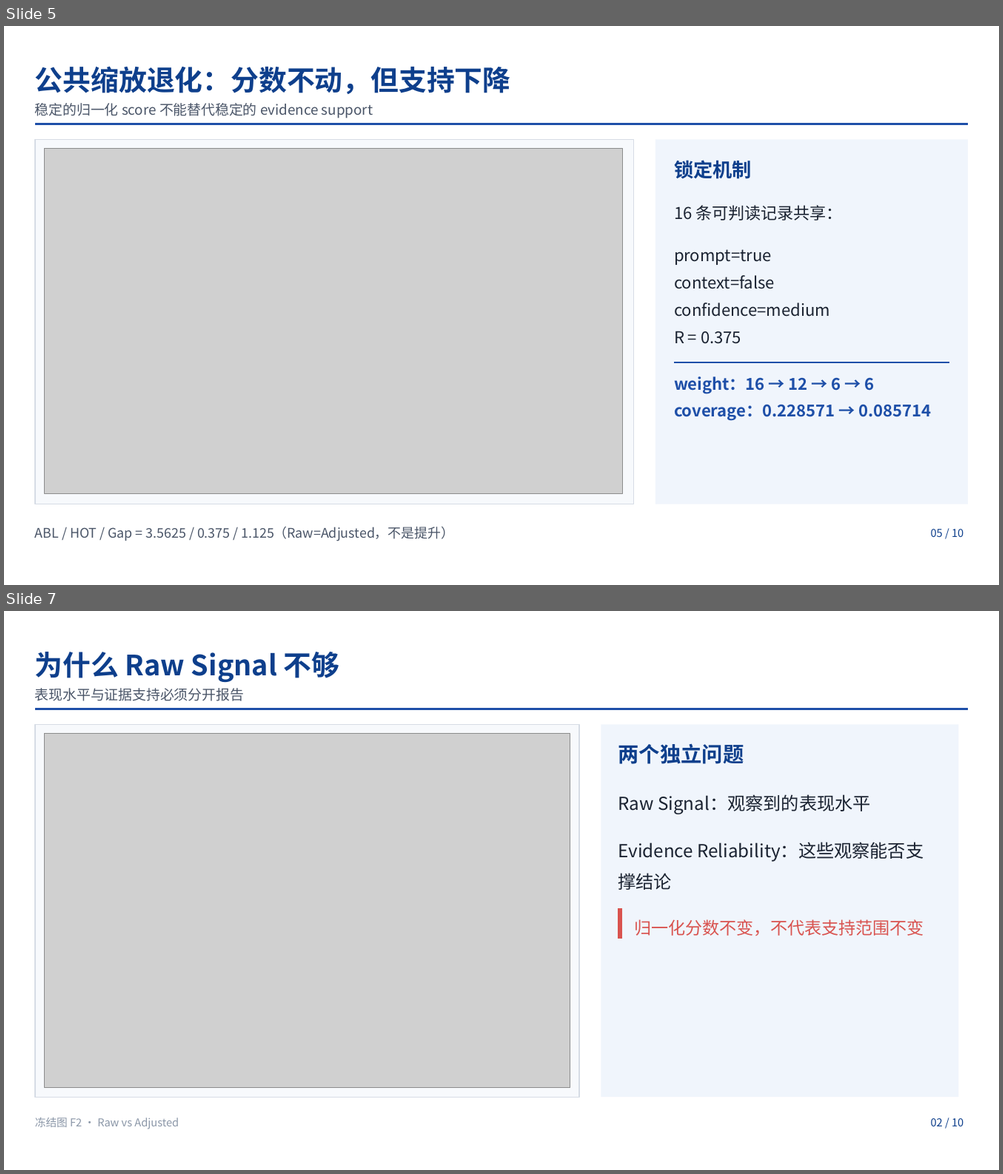
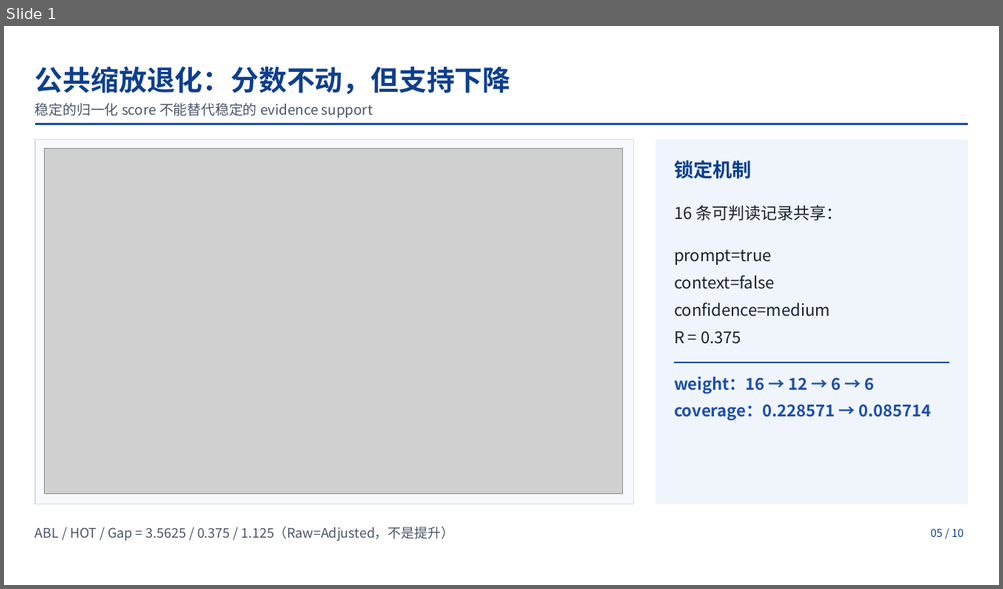
Before and after one commit to cvcingcvc-code/math, a slide deck: outputs/submission_package_development_only/slides/education_ai_evidence_roadshow_final.pptx. Shown one above the other, each under a label of ours: slides 5 and 7 before the commit, slide 1 after it; the slides between them are not shown. The pictures are 1003x1174 and 1003x589 pixels, drawn with LibreOffice and Linux fonts; fonts in the diff are those of the drawing; grey boxes stand for pictures. Boxes give left, top, right and bottom in pixels: in the first picture for what was removed or moved away, otherwise in the second. Text is boxed around its words. In the diff, an @@ line names an element or a change of style, - is before the commit and + after.

```diff
--- a/outputs/submission_package_development_only/slides/education_ai_evidence_roadshow_final.pptx
+++ b/outputs/submission_package_development_only/slides/education_ai_evidence_roadshow_final.pptx
@@ slide 7 removed at <box>4,611,999,1170</box>, background #FFFFFF @@
@@ freeform shape removed at <box>35,642,968,711</box> @@
@@ text removed at <box>35,652,340,683</box> @@
-为什么 Raw Signal 不够
@@ text removed at <box>35,688,244,701</box> @@
-表现水平与证据支持必须分开报告
@@ rectangle removed at <box>35,724,579,1097</box> @@
@@ picture removed at <box>44,734,569,1088</box> @@
@@ rectangle removed at <box>601,724,959,1097</box> @@
@@ text removed at <box>617,743,743,764</box> @@
-两个独立问题
@@ text removed at <box>617,795,871,815</box> @@
-Raw Signal：观察到的表现水平
@@ text removed at <box>617,842,923,890</box> @@
-Evidence Reliability：这些观察能否支撑结论
@@ freeform shape removed at <box>618,908,945,940</box> @@
@@ text removed at <box>634,920,924,936</box> @@
-归一化分数不变，不代表支持范围不变
@@ text removed at <box>35,1118,179,1130</box> @@
-冻结图 F2 · Raw vs Adjusted
@@ text removed at <box>930,1119,963,1127</box> @@
-02 / 10
@@ what was slide 5 is now slide 1 @@
```
Also in this commit, not shown: 8 other slides removed, 24 other files.
